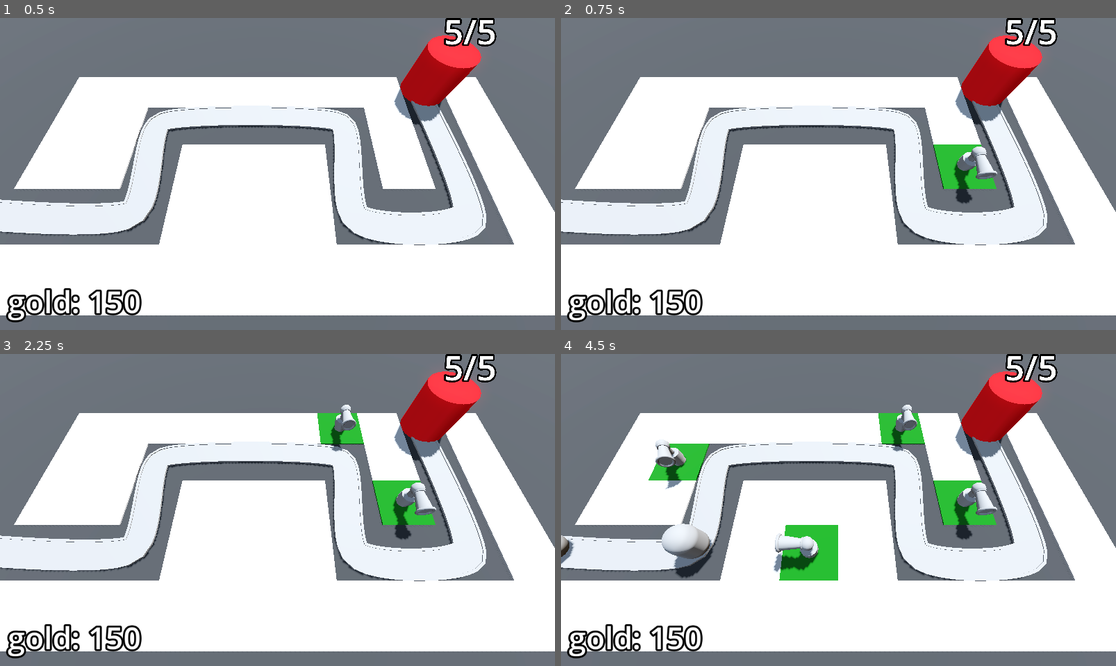
Above: before the commit, frames 1-4 (two rows, left to right).
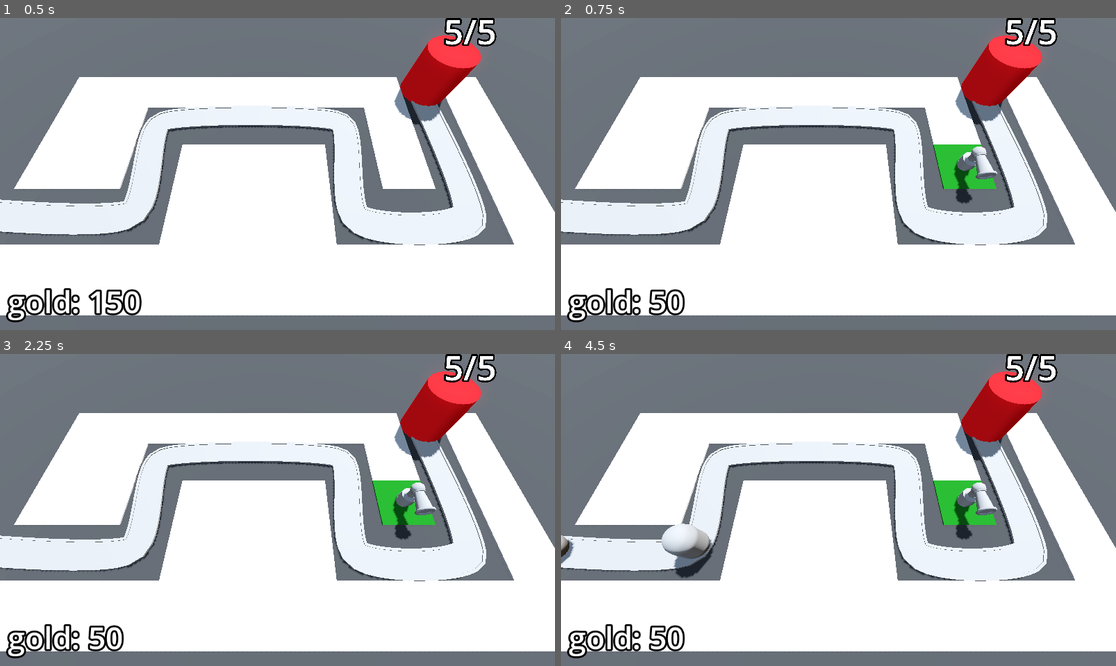
Above: after the commit, the same moments.

Repository: Tildozer/barbarianBlaster
Game: Godot game, scene res://scenes/levels/base_level.tscn
Same seed, same stepped clock (60 frames per second), same inputs: the game is played once before the commit and once after it.
Inputs (mouse positions are in pixels of both pictures, inside the frame that each line leads up to):
- Up to frame 1 (0.5 s): no input
- Up to frame 2 (0.75 s): tap Enter at 0.5 s; move the mouse to (960, 158) at 0.52 s; click (960, 158) at 0.6 s
- Up to frame 3 (2.25 s): tap Space at 1.25 s; move the mouse to (166, 525) at 1.27 s; click (166, 525) at 1.35 s; tap Enter at 2 s; move the mouse to (333, 441) at 2.02 s; click (333, 441) at 2.1 s
- Up to frame 4 (4.5 s): move the mouse to (810, 572) at 2.77 s; click (810, 572) at 2.85 s; move the mouse to (1005, 556) at 3.52 s; click (1005, 556) at 3.6 s; move the mouse to (672, 463) at 4.27 s; click (672, 463) at 4.35 s

Frame 1 is identical in both runs. In frame 2, 0.5% of the frame differs, in the area x 15-26%, y 86-96%; in frame 3, 1.3%; in frame 4, 4.1%, in the area x 15-66%, y 16-96%.

Commit message:
added bank system to be able to buy turrets and enemy deaths now make money

Diff:
--- a/scenes/levels/base_level.tscn
+++ b/scenes/levels/base_level.tscn
@@ -102,7 +102,7 @@
 turret = ExtResource("7_53c65")
 enemy_path = NodePath("../enemy_path")
 
-[node name="bank" type="MarginContainer" parent="."]
+[node name="bank" type="MarginContainer" parent="." groups=["bank"]]
 anchors_preset = 15
 anchor_right = 1.0
 anchor_bottom = 1.0
--- a/scripts/enemy.gd
+++ b/scripts/enemy.gd
@@ -1,8 +1,8 @@
 extends PathFollow3D
 
 @export_range(50, 200) var max_health := 50
-
 @export_range(1, 50, 0.5) var speed: float = 5.0
+@export var gold_value := 15
 
 var current_health : int:
 	set(health_in):
@@ -11,10 +11,12 @@
 		current_health = health_in
 		print("Health is now: ", current_health)
 		if current_health < 1:
+			bank.gold += gold_value
 			queue_free()
 
 @onready var animation_player = $AnimationPlayer
 @onready var base = get_tree().get_first_node_in_group("base")
+@onready var bank = get_tree().get_first_node_in_group("bank")
 
 func _ready() -> void:
 	current_health = max_health
--- a/scripts/ray_picker_camera.gd
+++ b/scripts/ray_picker_camera.gd
@@ -2,8 +2,10 @@
 
 @export var gridmap: GridMap
 @export var turret_manager: Node3D
+@export var turret_cost := 100
 
 @onready var ray_picker: RayCast3D = $RayCast3D
+@onready var bank = get_tree().get_first_node_in_group("bank")
 
 # Called when the node enters the scene tree for the first time.
 func _ready() -> void:
@@ -17,15 +19,19 @@
 	ray_picker.force_raycast_update()
 
 	if ray_picker.is_colliding():
-		Input.set_default_cursor_shape(Input.CURSOR_POINTING_HAND)
-		var collider = ray_picker.get_collider()
-		if collider is GridMap:
-			if Input.is_action_just_pressed("click"):
-				var collision_point = ray_picker.get_collision_point()
-				var cell = gridmap.local_to_map(collision_point)
-				if gridmap.get_cell_item(cell) == 0:
-					gridmap.set_cell_item(cell, 1)
-					var tile_position = gridmap.map_to_local(cell)
-					turret_manager.build_turret(tile_position)
+		if bank.gold > turret_cost:
+			Input.set_default_cursor_shape(Input.CURSOR_POINTING_HAND)
+			var collider = ray_picker.get_collider()
+			if collider is GridMap:
+				if Input.is_action_just_pressed("click"):
+					var collision_point = ray_picker.get_collision_point()
+					var cell = gridmap.local_to_map(collision_point)
+					if gridmap.get_cell_item(cell) == 0:
+						gridmap.set_cell_item(cell, 1)
+						var tile_position = gridmap.map_to_local(cell)
+						turret_manager.build_turret(tile_position)
+						bank.gold -= turret_cost
+		else:
+			Input.set_default_cursor_shape(Input.CURSOR_ARROW)
 	else:
 		Input.set_default_cursor_shape(Input.CURSOR_ARROW)
